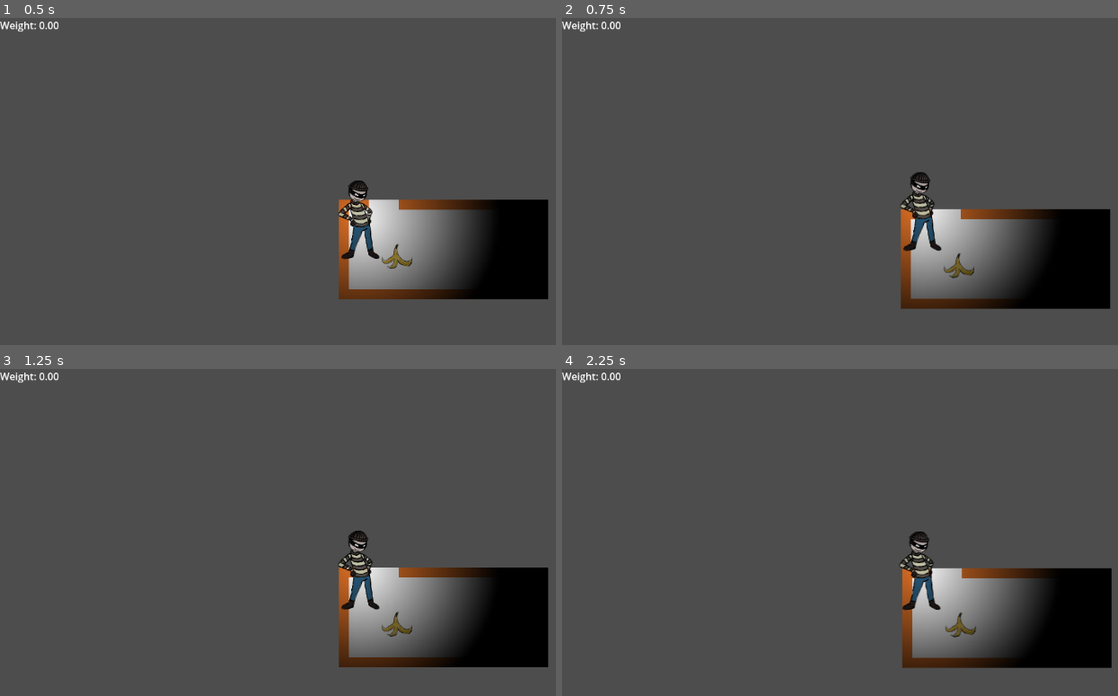
Above: before the commit, frames 1-4 (two rows, left to right).
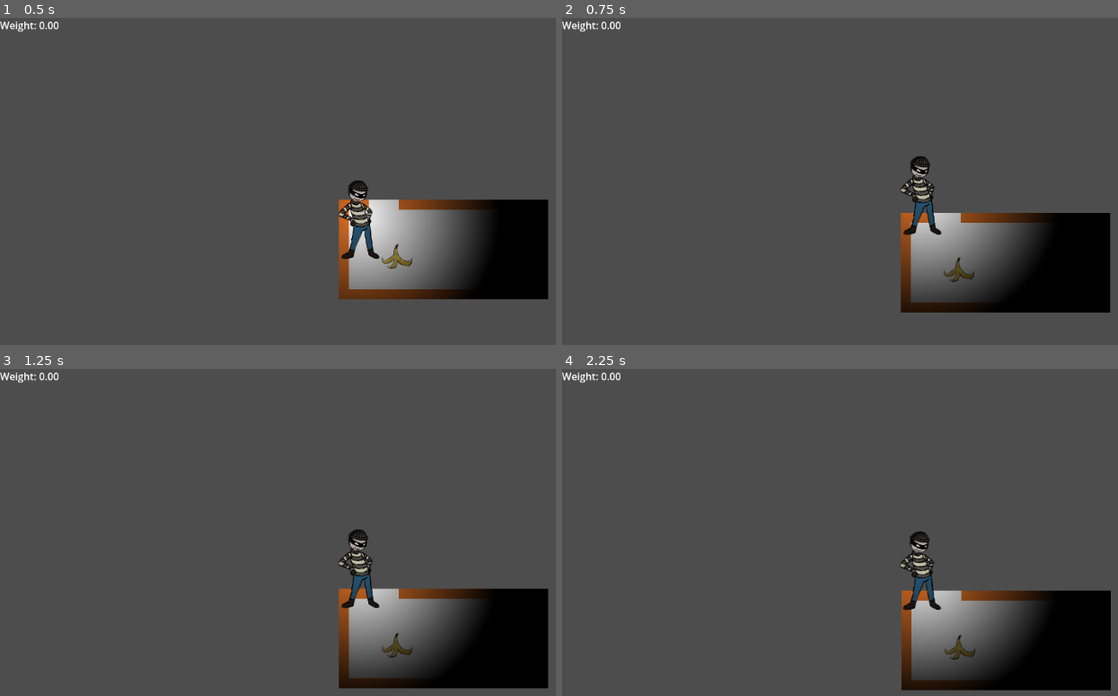
Above: after the commit, the same moments.

Repository: Enriquenf07/game-jam-march-2026
Game: Godot game, scene res://tests/test_room.tscn
The game is run twice, just before and just after one commit, with the same random seed, the same clock (stepped at 60 frames per second) and the same inputs. This scene is started directly instead of the project's main scene. Sound files missing from this copy of the repository are replaced by a short silence.
Inputs:
- Up to frame 1 (0.5 s): no input
- Up to frame 2 (0.75 s): tap Enter at 0.5 s; hold W (up) from 0.53 s (still down); hold E (interact) from 0.53 s (still down)
- Up to frame 3 (1.25 s): keep holding W (up); keep holding E (interact)
- Up to frame 4 (2.25 s): release E (interact) at 1.28 s; tap Shift (run) at 1.35 s; tap Space at 2 s; release W (up) at 2.03 s; hold A (left) from 2.03 s (still down); hold E (interact) from 2.03 s (still down)

Frame 1 is identical in both runs. In frame 2, 4.0% of the frame differs, in the area x 60-99%, y 42-91%; in frame 3, 6.1%; in frame 4, 6.1%, in the area x 60-99%, y 51-99%.

Commit message:
Updated marbles asset and player collision

Diff:
--- a/player/player.tscn
+++ b/player/player.tscn
@@ -39,7 +39,7 @@
 }]
 
 [sub_resource type="RectangleShape2D" id="RectangleShape2D_kqu6x"]
-size = Vector2(31, 46)
+size = Vector2(36, 12)
 
 [sub_resource type="Gradient" id="Gradient_rkbax"]
 colors = PackedColorArray(1, 1, 1, 1, 0, 0, 0, 1)
@@ -60,7 +60,7 @@
 autoplay = "default"
 
 [node name="CollisionShape2D" type="CollisionShape2D" parent="." unique_id=494601615]
-position = Vector2(3.5, 35)
+position = Vector2(4, 54)
 shape = SubResource("RectangleShape2D_kqu6x")
 
 [node name="body" type="Node2D" parent="." unique_id=482923969]
--- a/traps/marbles/marbles.tscn
+++ b/traps/marbles/marbles.tscn
@@ -1,19 +1,19 @@
 [gd_scene format=3 uid="uid://cbhd62ic6mqpb"]
 
 [ext_resource type="Script" uid="uid://cfjcpixclopun" path="res://traps/marbles/marbles.gd" id="1_cfp6s"]
-[ext_resource type="Texture2D" uid="uid://b54tg1pvaawui" path="res://traps/marbles/assets/TEMP_marbles.png" id="2_djhvq"]
+[ext_resource type="Texture2D" uid="uid://mtr5psq6exx8" path="res://traps/marbles/assets/marbles_-_64x64.png" id="2_cfp6s"]
 [ext_resource type="Script" uid="uid://fpin7rm4san6" path="res://object/interactable_object.gd" id="3_6uuub"]
 [ext_resource type="AudioStream" uid="uid://coom6nro1awpp" path="res://traps/marbles/assets/TEMP_marbles_disarm.wav" id="3_cfp6s"]
 [ext_resource type="AudioStream" uid="uid://xj1dih2h11oe" path="res://traps/marbles/assets/TEMP_marbles_slip.wav" id="4_3eb25"]
 
 [sub_resource type="CircleShape2D" id="CircleShape2D_6uuub"]
-radius = 30.0
+radius = 22.0
 
 [sub_resource type="CircleShape2D" id="CircleShape2D_djhvq"]
 radius = 320.0
 
 [sub_resource type="CircleShape2D" id="CircleShape2D_xxqi1"]
-radius = 42.0
+radius = 34.0
 
 [node name="Marbles" type="Area2D" unique_id=749801095 node_paths=PackedStringArray("_trap_audio_collision", "_trap_visual", "_trap_trigger_collision", "_disarm_sound", "_trap_trigger_sound", "_trap_interaction_collision")]
 script = ExtResource("1_cfp6s")
@@ -28,7 +28,8 @@
 metadata/_custom_type_script = "uid://bbcrcehk7g6b"
 
 [node name="TrapVisual" type="Sprite2D" parent="." unique_id=1758755740]
-texture = ExtResource("2_djhvq")
+position = Vector2(-1, -6)
+texture = ExtResource("2_cfp6s")
 
 [node name="TrapCollision" type="CollisionShape2D" parent="." unique_id=1368372191]
 shape = SubResource("CircleShape2D_6uuub")
Binary file added: traps/marbles/assets/marbles_-_64x64.png
Not shown, added: traps/marbles/assets/marbles_-_64x64.png.import
